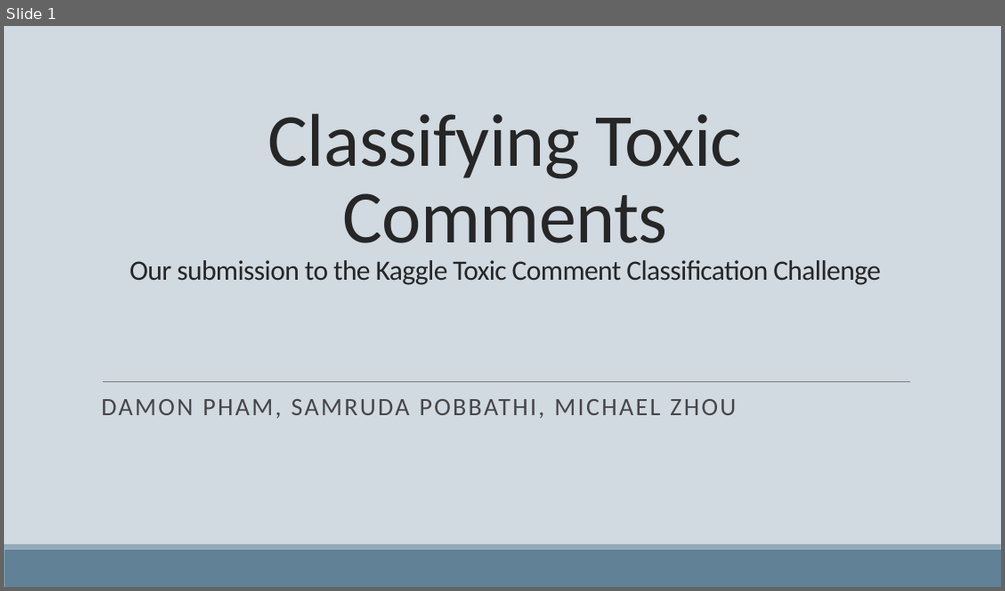
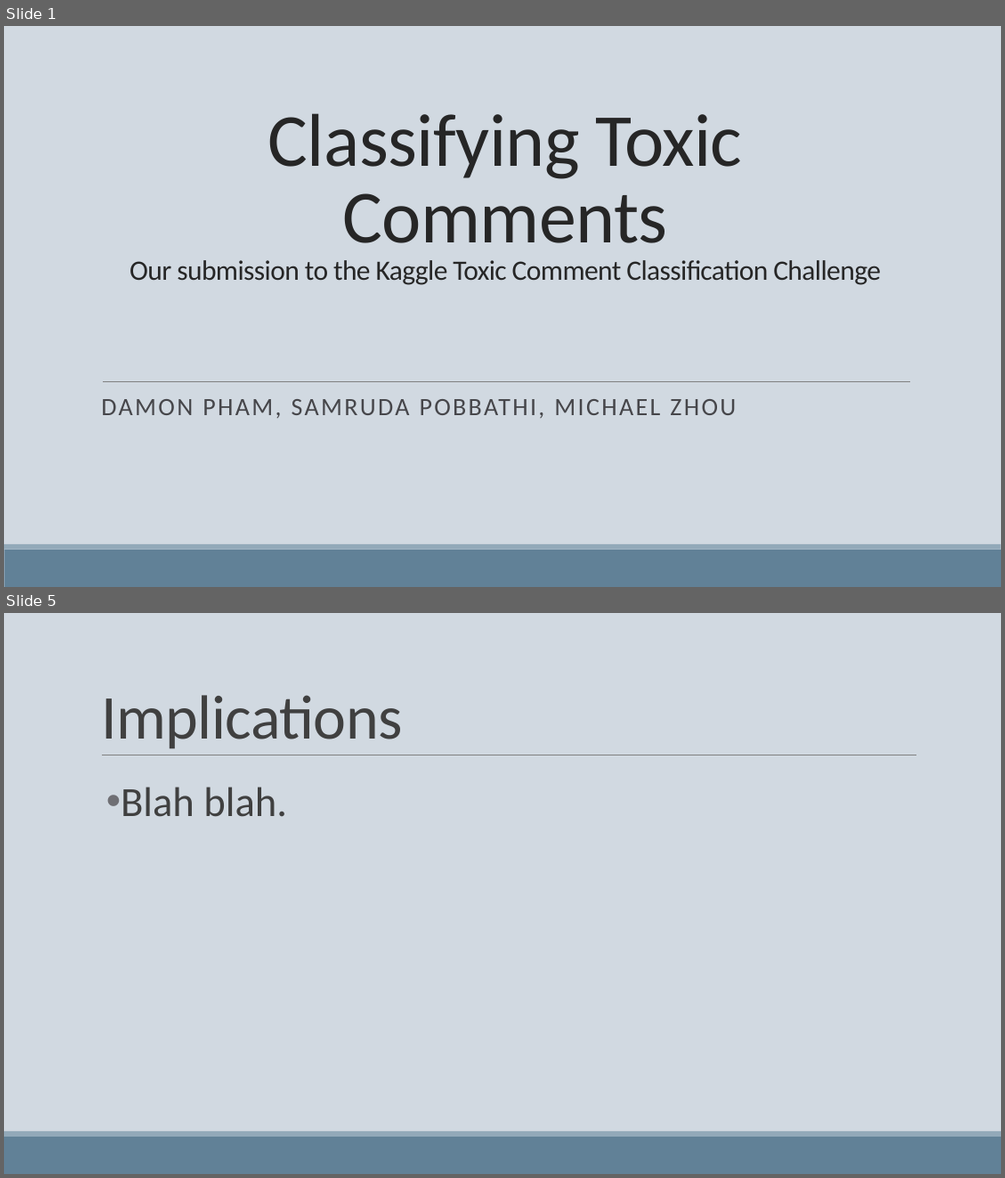
Before and after one commit to michizhou/toxic-comments-kaggle, a slide deck: hackathon_presentation.pptx. Shown one above the other, each under a label of ours: slide 1 before the commit, slides 1 and 5 after it; the slides between them are not shown. The pictures are 1005x591 and 1005x1178 pixels, drawn with LibreOffice and Linux fonts; fonts in the diff are those of the drawing. Boxes give left, top, right and bottom in pixels: in the first picture for what was removed or moved away, otherwise in the second. Text is boxed around its words. In the diff, an @@ line names an element or a change of style, - is before the commit and + after.

```diff
--- a/hackathon_presentation.pptx
+++ b/hackathon_presentation.pptx
@@ slide 5 added at [4,613,1001,1174], background #D1D9E1; not listed: 2 template elements that a slide beside it also shows @@
@@ title added at [101,695,402,749], 60 pt, text #404040 @@
+Implications
@@ line added from (102, 755) to (917, 755), #808080 0.5 pt @@
@@ text added at [121,787,287,817], 40 pt, text #404040 @@
+• Blah blah.
```
Also in this commit, not shown: 3 other slides added, 1 slide removed.
